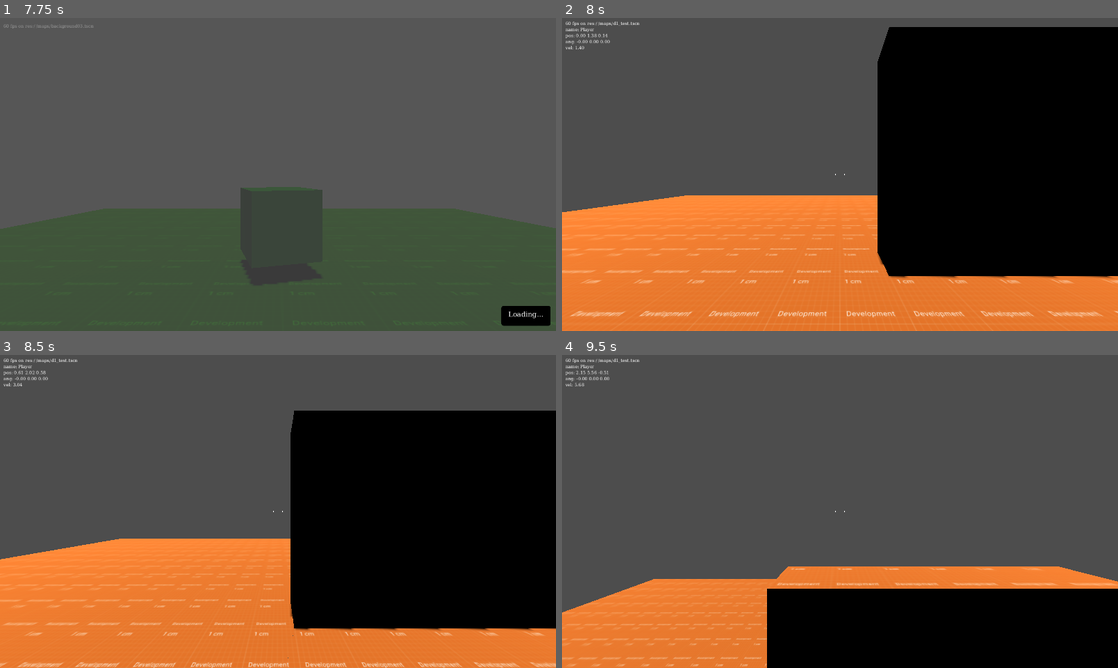
Above: before the commit, frames 1-4 (two rows, left to right).
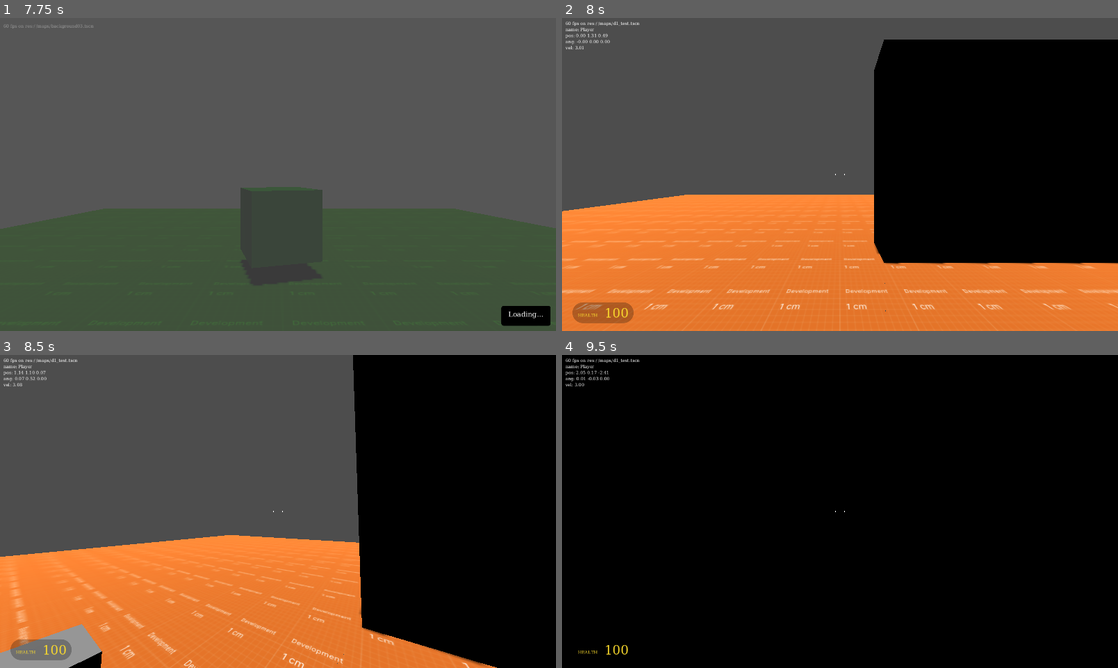
Above: after the commit, the same moments.

Repository: kierandrewett/8.2-citadel-source
Game: Godot game, scene res://maps/intro.tscn
Two runs of this game, one before a commit and one after it. Both use one fixed random seed, a clock stepped at 60 frames per second and the inputs below. Video files are missing from this copy of the repository; at most half a second of black plays in their place. Sound files missing from this copy of the repository are replaced by a short silence.
Inputs (mouse positions are in pixels of both pictures, inside the frame that each line leads up to):
- Up to frame 1 (7.75 s): tap Enter at 0.5, 2, 2.1, 3.5, 6.6 s; move the mouse to (400, 158) at 0.52 s; hold D (moveright) 0.53-1.28 s; tap Space (jump) at 0.6, 0.77, 1.07, 1.25, 1.52, 1.55, 1.82, 2.3, 2.75, 2.85, 3.02, 3.32, 3.77, 3.8, 4.07, 6.5, 6.77, 6.8, 7.07, 7.35 s; move the mouse to (166, 190) at 1.27 s; hold S (back) 1.28-2.03 s; tap V (noclip) at 1.35, 3.6 s; move the mouse to (333, 105) at 2.02 s; hold D (moveright) 2.03-2.78 s; move the mouse to (250, 237) at 2.77 s; hold W (forward) 2.78-3.53 s; move the mouse to (444, 221) at 3.52 s; hold A (moveleft) 3.53-4.25 s; click "LOAD GAME" at 4.25 s; click "OPTIONS" at 5 s; click "NEW GAME" at 5.75 s; move the mouse to (111, 127) at 6.52 s; hold A (moveleft) 6.53-7.28 s; move the mouse to (305, 174) at 7.27 s; hold S (back) from 7.28 s (still down)
- Up to frame 2 (8 s): keep holding S (back)
- Up to frame 3 (8.5 s): move the mouse to (255, 505) at 8.02 s; release S (back) at 8.03 s; hold D (moveright) from 8.03 s (still down); tap V (noclip) at 8.1 s; tap Space (jump) at 8.27, 8.3 s
- Up to frame 4 (9.5 s): tap Space (jump) at 8.57, 9.02, 9.05, 9.32 s; move the mouse to (867, 511) at 8.77 s; release D (moveright) at 8.78 s; hold W (forward) from 8.78 s (still down); tap Enter at 8.85 s

Frame 1 is identical in both runs. In frame 2, 8.2% of the frame differs, in the area x 0-100%, y 2-100%; in frame 3, 23%; in frame 4, 84%, in the area x 0-100%, y 0-100%.

Commit message:
🐛 Fix movement system

Diff:
--- a/maps/d1_test.tscn
+++ b/maps/d1_test.tscn
@@ -7,6 +7,14 @@
 albedo_texture = ExtResource("2_uiyfd")
 uv1_offset = Vector3(0, 0.25, 0)
 uv1_triplanar = true
+
+[sub_resource type="PrismMesh" id="PrismMesh_qyxi6"]
+left_to_right = 0.0
+size = Vector3(10, 5, 1)
+
+[sub_resource type="PrismMesh" id="PrismMesh_b62kd"]
+left_to_right = 0.0
+size = Vector3(10, 7, 1)
 
 [sub_resource type="StandardMaterial3D" id="StandardMaterial3D_ud5ku"]
 albedo_texture = ExtResource("2_uiyfd")
@@ -38,6 +46,14 @@
 size = Vector3(6.04196, 5, 1.00976)
 material = SubResource("StandardMaterial3D_jetcl")
 
+[node name="CSGMesh3D" type="CSGMesh3D" parent="Map"]
+transform = Transform3D(1, 0, 0, 0, 1, 0, 0, 0, 1, 0, -0.000492516, 2.694)
+mesh = SubResource("PrismMesh_qyxi6")
+
+[node name="CSGMesh3D2" type="CSGMesh3D" parent="Map"]
+transform = Transform3D(1, 0, 0, 0, 1, 0, 0, 0, 1, 0.160407, -0.000492516, 4.41811)
+mesh = SubResource("PrismMesh_b62kd")
+
 [node name="Ground" type="CSGBox3D" parent="Map" groups=["mat_concrete"]]
 transform = Transform3D(1, 0, 0, 0, 1, 0, 0, 0, 1, 0, -0.25, 0)
 size = Vector3(30, 0.002, 30)
--- a/models/player.gd
+++ b/models/player.gd
@@ -1,83 +1,88 @@
 extends CharacterBody3D
 
-# Player speed
-var speed = 3
+var speed: float = 3 # m/s
+var acceleration: float = 80 # m/s^2
+var deceleration: float = 10
 
-# How fast player accelerates
-var acceleration = 10
+var jump_height: float = 0.75 # m
+var mouse_sens: float = Globals.sensitivity
 
-# How fast player decelerates
-var deceleration = 8
+var jumping: bool = false
+var mouse_captured: bool = false
 
-# How much control player gets when flying/in air
-var air_control = 0.3
+var gravity: float = Globals.sv_gravity
 
-# How high player can jump
-var jump_height = 4
+var move_dir: Vector2 # Input direction for movement
+var look_dir: Vector2 # Input direction for look/aim
 
-var vel = Vector3.ZERO
+var walk_vel: Vector3 # Walking velocity
+var grav_vel: Vector3 # Gravity velocity
+var jump_vel: Vector3 # Jumping velocity
 
-var direction = Vector3()
-var input_axis = Vector2()
-
-var current_accel
-
-var gravity: float = Globals.sv_gravity * 3
+var player_health = 0
+var suit_health = 0
 
 @onready var camera: Camera3D = $Camera
 
 func _ready() -> void:
-	pass
+	capture_mouse()
 
-# Handles camera pan using mouse/controller
-func rotate_camera() -> void:
-	var look_axis = Input.get_vector("down", "up", "left", "right")
-	print(look_axis)
+func _input(event: InputEvent) -> void:
+	if event is InputEventMouseMotion:
+		look_dir = event.relative * 0.01
+	if Input.is_action_just_pressed("jump"):
+		jumping = true
 
-# Handles movement controls (WASD)
-func direction_input() -> void:
-	var input_axis = Input.get_vector("back", "forward", "moveleft", "moveright")
-	direction = Vector3()
-	var aim: Basis = get_global_transform().basis
-	direction = aim.z * -input_axis.x + aim.x * input_axis.y
-
-func accelerate(delta: float) -> void:
-	# Using only the horizontal velocity, interpolate towards the input.
-	var temp_vel := velocity
-	temp_vel.y = 0
-
-	var target: Vector3 = direction * speed
-
-	if direction.dot(temp_vel) > 0:
-		current_accel = acceleration
-	else:
-		current_accel = deceleration
-
-	if not is_on_floor():
-		current_accel *= air_control
-
-	temp_vel = temp_vel.lerp(target, current_accel * delta)
-
-	velocity.x = temp_vel.x
-	velocity.z = temp_vel.z
-
-# every phys frame
-func _physics_process(delta):
+func _physics_process(delta: float) -> void:
 	if GameUI.visible:
 		return
 
-	rotate_camera()
-	direction_input()
+	if mouse_captured: _rotate_camera(delta)
+	velocity = _walk(delta) + _gravity(delta) + _jump(delta)
+	move_and_slide()
 
-	if is_on_floor():
-		if Input.is_action_just_pressed(&"jump"):
-			velocity.y = jump_height
-	else:
-		velocity.y -= gravity * delta
+func capture_mouse() -> void:
+	Input.set_mouse_mode(Input.MOUSE_MODE_CAPTURED)
+	mouse_captured = true
 
-	accelerate(delta)
+func release_mouse() -> void:
+	Input.set_mouse_mode(Input.MOUSE_MODE_VISIBLE)
+	mouse_captured = false
 
-	move_and_slide()
+func _rotate_camera(delta: float, sens_mod: float = 50.0) -> void:
+	look_dir += Input.get_vector("left","right","up","down")
+	camera.rotation.y -= look_dir.x * mouse_sens * sens_mod * delta
+	camera.rotation.x = clamp(camera.rotation.x - look_dir.y * mouse_sens * sens_mod * delta, -1.567, 1.567)
+	look_dir = Vector2.ZERO
+
+func _walk(delta: float) -> Vector3:
+	move_dir = Input.get_vector("moveleft", "moveright", "forward", "back")
+	var _forward: Vector3 = camera.transform.basis * Vector3(move_dir.x, 0, move_dir.y)
+	var walk_dir: Vector3 = Vector3(_forward.x, 0, _forward.z).normalized()
+	var current_accel = 0
+
+	if move_dir.length():
+		current_accel = acceleration
+	elif get_floor_angle() < 20:
+		current_accel = deceleration
+
+	print(current_accel)
+
+	walk_vel = walk_vel.move_toward(walk_dir * speed * move_dir.length(), current_accel * delta)
+
+	return walk_vel
+
+func _gravity(delta: float) -> Vector3:
+	grav_vel = Vector3.ZERO if is_on_floor() else grav_vel.move_toward(Vector3(0, velocity.y - gravity, 0), gravity * delta)
+	return grav_vel
+
+func _jump(delta: float) -> Vector3:
+	if jumping:
+		if is_on_floor(): jump_vel = Vector3(0, sqrt(4 * jump_height * gravity), 0)
+		jumping = false
+		return jump_vel
+	jump_vel = Vector3.ZERO if is_on_floor() else jump_vel.move_toward(Vector3.ZERO, gravity * delta)
+	return jump_vel
 
 func setpos(x, y, z):
 	position = Vector3(x, y, z)
--- a/models/player.tscn
+++ b/models/player.tscn
@@ -12,6 +12,7 @@
 
 [node name="Player" type="CharacterBody3D"]
 transform = Transform3D(1, 0, 0, 0, 1, 0, 0, 0, 1, 0, 0.5, 0)
+floor_max_angle = 0.523599
 script = ExtResource("1_x8ewo")
 
 [node name="CollisionShape3D" type="CollisionShape3D" parent="."]
--- a/project.godot
+++ b/project.godot
@@ -34,7 +34,6 @@
 
 window/size/viewport_width=1280
 window/size/viewport_height=720
-window/size/borderless=true
 
 [editor_plugins]
 
--- a/scripts/globals.gd
+++ b/scripts/globals.gd
@@ -12,5 +12,7 @@
 @export var sv_gravity = 0
 @export var sv_flick_deceleration_velocity = 1200
 
+@export var sensitivity = 3
+
 func _ready():
 	sv_gravity = ProjectSettings.get_setting("physics/3d/default_gravity")
--- a/scripts/maps.gd
+++ b/scripts/maps.gd
@@ -127,7 +127,8 @@
 				player.queue_free()
 
 			player = self.init_player(current_scene.get_node("Entities"))
-			player.setpos(0, 1, 0)
+			if player:
+				player.setpos(0, 1, 0)
 		else:
 			Console.log("maps: skipping player creation, no playable world area!")
 
--- a/ui/gameui_gui.tscn
+++ b/ui/gameui_gui.tscn
@@ -1,6 +1,7 @@
-[gd_scene load_steps=4 format=3 uid="uid://cl0jcv4bxowa3"]
+[gd_scene load_steps=10 format=3 uid="uid://cl0jcv4bxowa3"]
 
 [ext_resource type="Script" path="res://ui/gameui_gui.gd" id="1_1f7uq"]
+[ext_resource type="Theme" uid="uid://dg85bj1idrpik" path="res://ui/gameui.tres" id="2_a2yd1"]
 
 [sub_resource type="Theme" id="Theme_y72do"]
 
@@ -11,6 +12,30 @@
 corner_radius_bottom_right = 999
 corner_radius_bottom_left = 999
 anti_aliasing = false
+
+[sub_resource type="StyleBoxFlat" id="StyleBoxFlat_466mx"]
+bg_color = Color(0, 0, 0, 0.254902)
+corner_radius_top_left = 36
+corner_radius_top_right = 36
+corner_radius_bottom_right = 36
+corner_radius_bottom_left = 36
+
+[sub_resource type="SystemFont" id="SystemFont_ff74j"]
+font_names = PackedStringArray("Sans-Serif")
+hinting = 2
+
+[sub_resource type="Theme" id="Theme_c2wqc"]
+default_font = SubResource("SystemFont_ff74j")
+default_font_size = 10
+
+[sub_resource type="SystemFont" id="SystemFont_xcn2d"]
+font_names = PackedStringArray("Sans-Serif")
+
+[sub_resource type="LabelSettings" id="LabelSettings_l5isd"]
+line_spacing = 0.0
+font = SubResource("SystemFont_xcn2d")
+font_size = 29
+font_color = Color(0.976471, 0.85098, 0.172549, 1)
 
 [node name="gameui_gui" type="Control" groups=["window_xy"]]
 layout_mode = 3
@@ -67,3 +92,79 @@
 offset_bottom = 21.0
 theme = SubResource("Theme_y72do")
 theme_override_styles/panel = SubResource("StyleBoxFlat_rlpgp")
+
+[node name="VFlowContainer" type="VFlowContainer" parent="."]
+layout_mode = 1
+anchors_preset = 15
+anchor_right = 1.0
+anchor_bottom = 1.0
+grow_horizontal = 2
+grow_vertical = 2
+alignment = 2
+
+[node name="MarginContainer" type="MarginContainer" parent="VFlowContainer" groups=["window_xy"]]
+layout_mode = 2
+theme_override_constants/margin_left = 24
+theme_override_constants/margin_top = 18
+theme_override_constants/margin_right = 24
+theme_override_constants/margin_bottom = 18
+
+[node name="HBoxContainer" type="HBoxContainer" parent="VFlowContainer/MarginContainer"]
+layout_mode = 2
+size_flags_horizontal = 0
+
+[node name="MarginContainer" type="MarginContainer" parent="VFlowContainer/MarginContainer/HBoxContainer"]
+layout_mode = 2
+
+[node name="Panel" type="Panel" parent="VFlowContainer/MarginContainer/HBoxContainer/MarginContainer"]
+layout_mode = 2
+theme = ExtResource("2_a2yd1")
+theme_override_styles/panel = SubResource("StyleBoxFlat_466mx")
+
+[node name="MarginContainer" type="MarginContainer" parent="VFlowContainer/MarginContainer/HBoxContainer/MarginContainer"]
+layout_mode = 2
+size_flags_vertical = 8
+theme_override_constants/margin_left = 12
+theme_override_constants/margin_top = 12
+theme_override_constants/margin_right = 12
+theme_override_constants/margin_bottom = 12
+
+[node name="HSplitContainer" type="HSplitContainer" parent="VFlowContainer/MarginContainer/HBoxContainer/MarginContainer/MarginContainer"]
+layout_mode = 2
+size_flags_horizontal = 8
+size_flags_vertical = 0
+theme_override_constants/separation = 16
+dragger_visibility = 1
+
+[node name="VBoxContainer" type="VBoxContainer" parent="VFlowContainer/MarginContainer/HBoxContainer/MarginContainer/MarginContainer/HSplitContainer"]
+layout_mode = 2
+size_flags_vertical = 8
+
+[node name="Health" type="Label" parent="VFlowContainer/MarginContainer/HBoxContainer/MarginContainer/MarginContainer/HSplitContainer/VBoxContainer"]
+layout_mode = 2
+theme = SubResource("Theme_c2wqc")
+theme_override_colors/font_color = Color(0.976471, 0.85098, 0.172549, 1)
+text = "Health"
+vertical_alignment = 2
+uppercase = true
+
+[node name="VBoxContainer2" type="VBoxContainer" parent="VFlowContainer/MarginContainer/HBoxContainer/MarginContainer/MarginContainer/HSplitContainer"]
+layout_mode = 2
+size_flags_vertical = 8
+theme_override_constants/separation = 0
+
+[node name="MarginContainer" type="MarginContainer" parent="VFlowContainer/MarginContainer/HBoxContainer/MarginContainer/MarginContainer/HSplitContainer/VBoxContainer2"]
+layout_mode = 2
+theme_override_constants/margin_bottom = -6
+
+[node name="Amount" type="Label" parent="VFlowContainer/MarginContainer/HBoxContainer/MarginContainer/MarginContainer/HSplitContainer/VBoxContainer2/MarginContainer"]
+layout_mode = 2
+size_flags_horizontal = 0
+theme = SubResource("Theme_c2wqc")
+theme_override_colors/font_color = Color(0.976471, 0.85098, 0.172549, 1)
+theme_override_font_sizes/font_size = 29
+text = "100"
+label_settings = SubResource("LabelSettings_l5isd")
+horizontal_alignment = 1
+vertical_alignment = 2
+uppercase = true
Not shown: 1 places in maps/d1_test.tscn that only renumber resources
